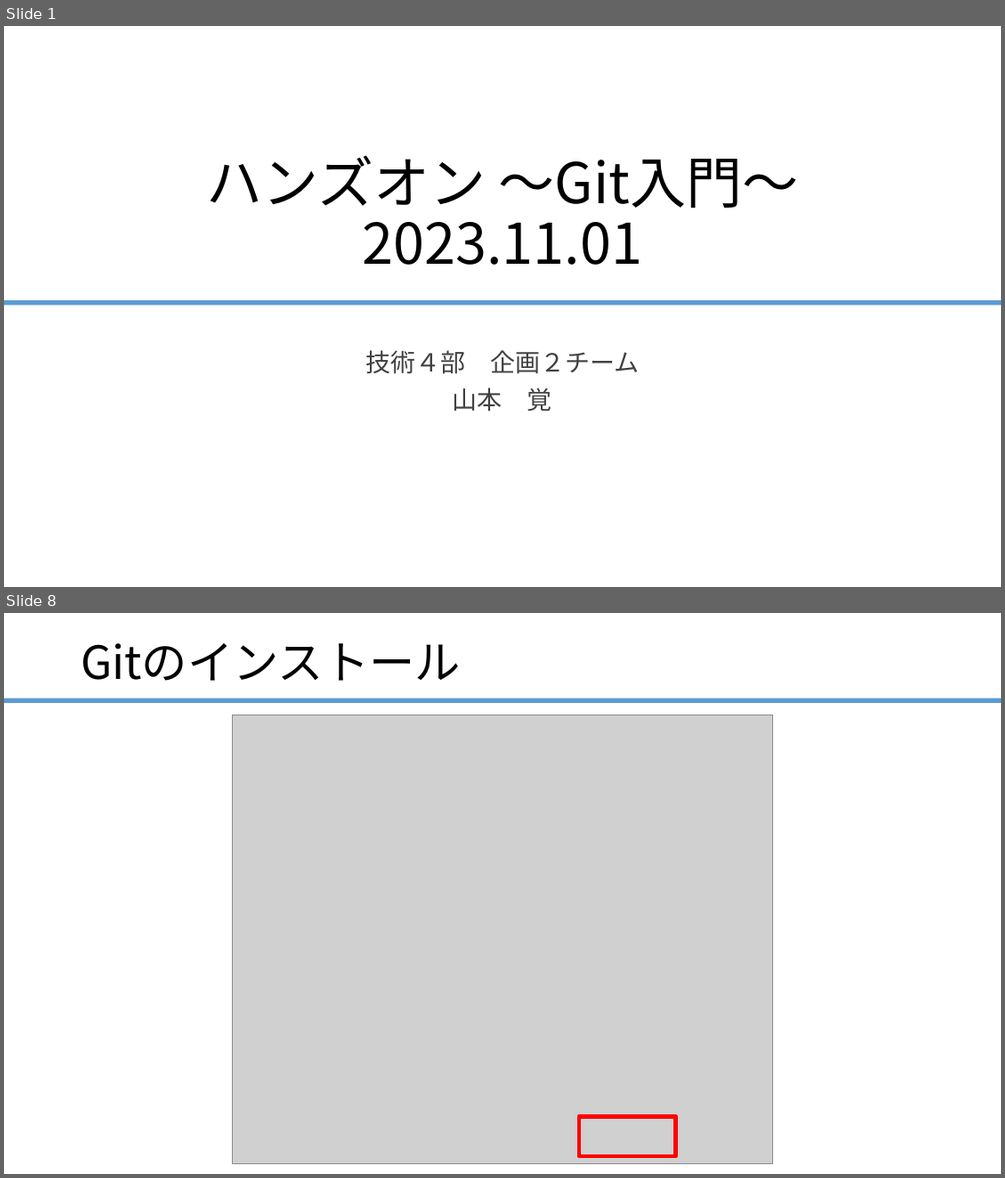
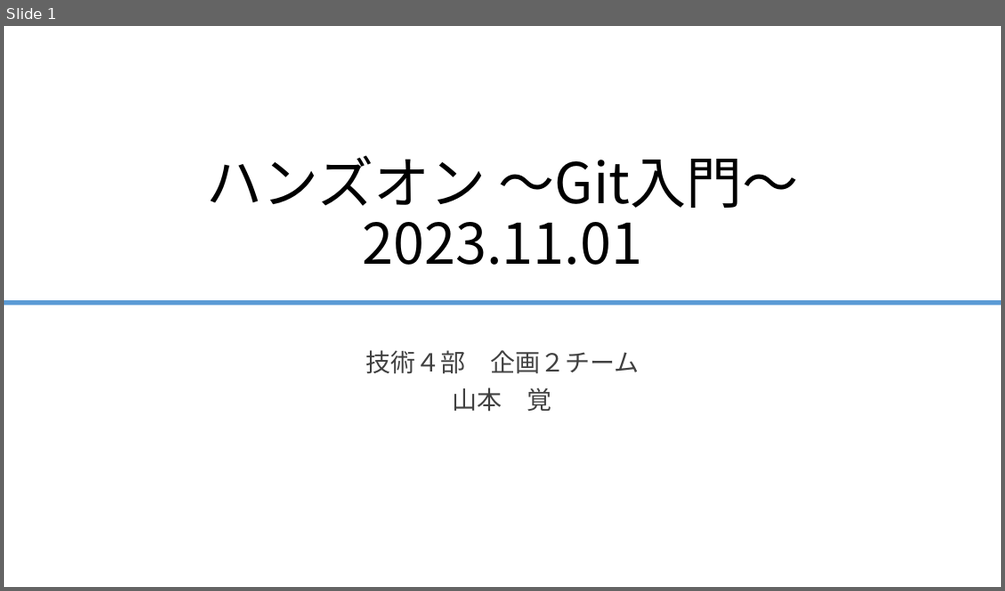
Before and after one commit to ainsAins/git4beginners, a slide deck: ハンズオン_Git入門.pptx. Shown one above the other, each under a label of ours: slides 1 and 8 before the commit, slide 1 after it; the slides between them are not shown. The pictures are 1005x1178 and 1005x591 pixels, drawn with LibreOffice and Linux fonts; fonts in the diff are those of the drawing; grey boxes stand for pictures. Boxes give left, top, right and bottom in pixels: in the first picture for what was removed or moved away, otherwise in the second. Text is boxed around its words. In the diff, an @@ line names an element or a change of style, - is before the commit and + after.

```diff
--- a/ハンズオン_Git入門.pptx
+++ b/ハンズオン_Git入門.pptx
@@ slide 8 removed at <box>4,613,1001,1174</box>, background #FFFFFF @@
@@ title removed at <box>81,643,461,681</box> @@
-Gitのインストール
@@ rectangle removed at <box>4,698,1001,703</box> @@
@@ picture removed at <box>233,714,773,1163</box> @@
@@ rectangle removed at <box>579,1116,676,1156</box> @@
```
Also in this commit, not shown: 3 slides changed, 7 slides added, 16 other slides removed, 1 other file.
